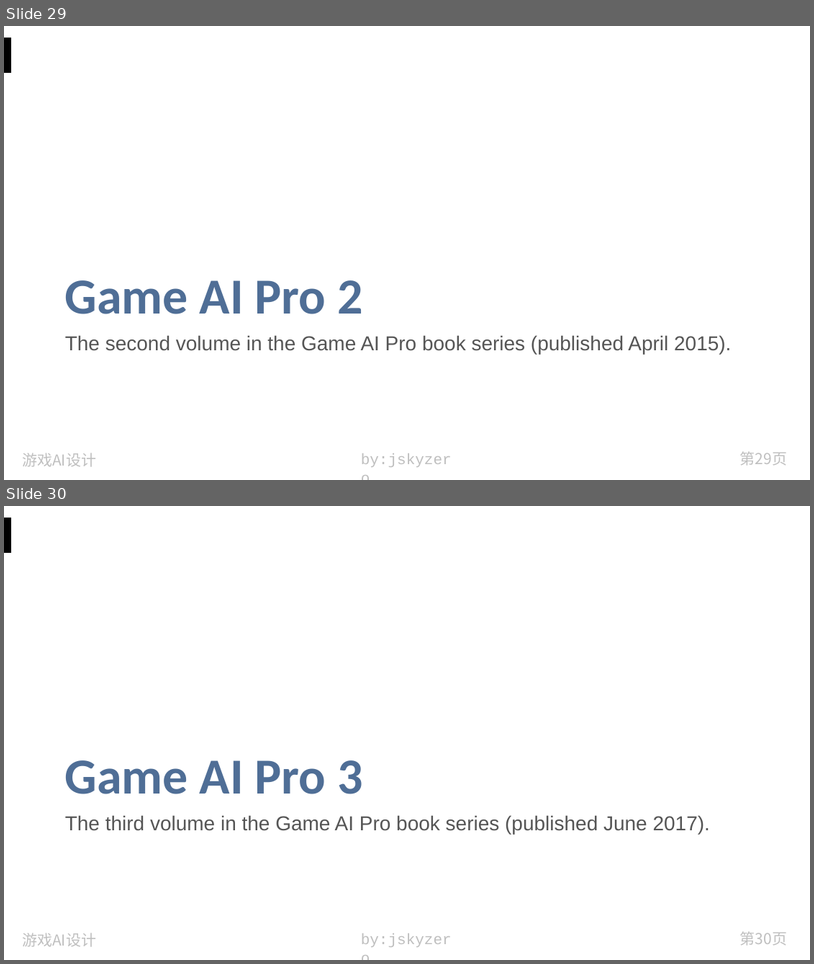
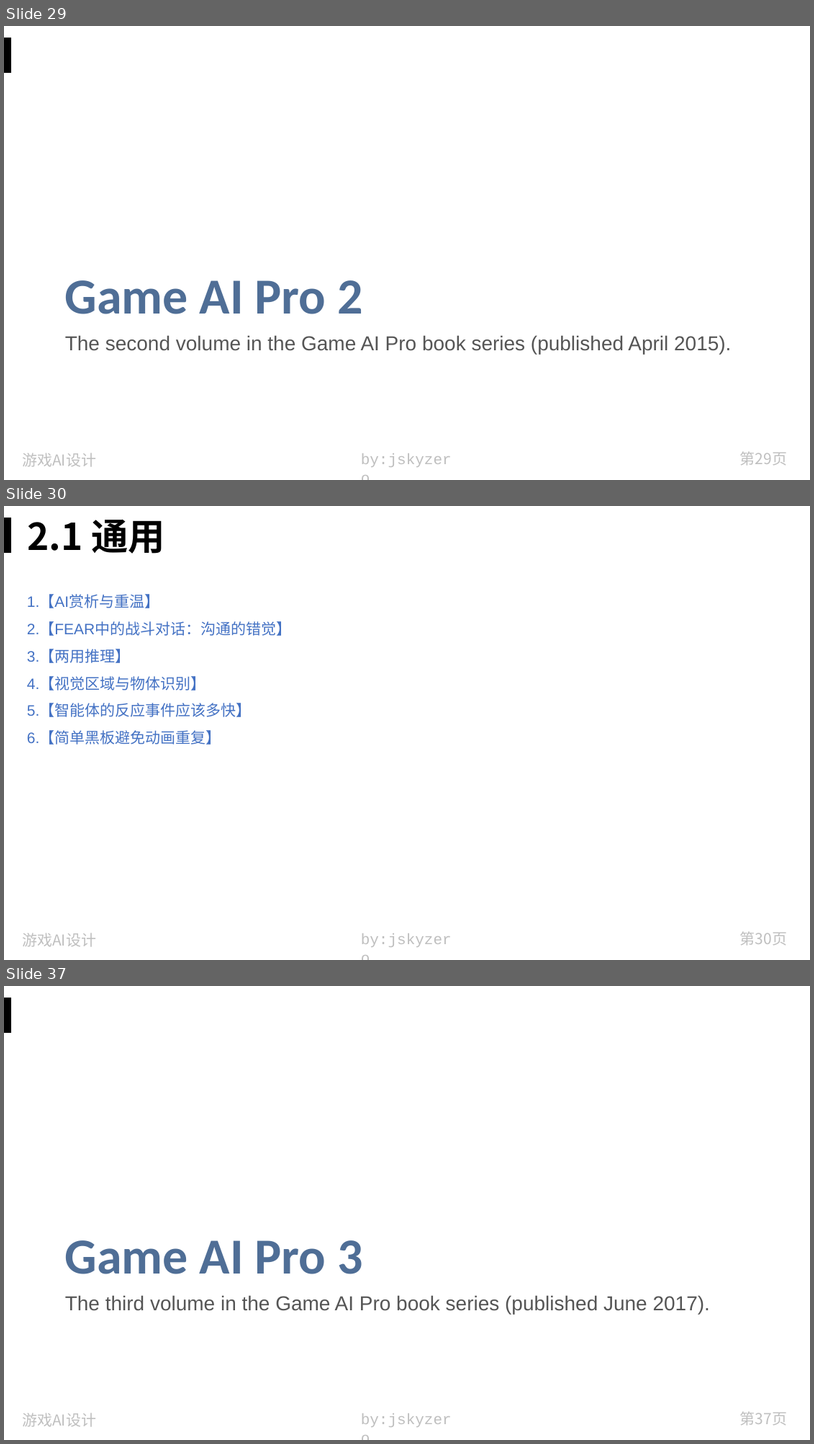
Before and after one commit to jskyzero/design.jskyzero.com, a slide deck: assets/img/skill/GameAIPro/Game AI Pro.pptx. Shown one above the other, each under a label of ours: slides 29 and 30 before the commit, slides 29, 30 and 37 after it; the slides between them are not shown. The pictures are 814x964 and 814x1444 pixels, drawn with LibreOffice and Linux fonts; fonts in the diff are those of the drawing. Boxes give left, top, right and bottom in pixels: in the first picture for what was removed or moved away, otherwise in the second. Text is boxed around its words. In the diff, an @@ line names an element or a change of style, - is before the commit and + after.

```diff
--- a/assets/img/skill/GameAIPro/Game AI Pro.pptx
+++ b/assets/img/skill/GameAIPro/Game AI Pro.pptx
@@ slide 30 added at <box>4,506,810,960</box>, background #FFFFFF; not listed: 4 template elements that a slide beside it also shows @@
@@ title added at <box>27,519,165,554</box>, 44 pt, text #000000, bold @@
+2.1 通用
@@ text added at <box>27,595,292,744</box>, 18 pt, text #4472C4 @@
+1.【AI赏析与重温】
+2.【FEAR中的战斗对话：沟通的错觉】
+3.【两用推理】
+4.【视觉区域与物体识别】
+5.【智能体的反应事件应该多快】
+6.【简单黑板避免动画重复】
@@ what was slide 30 is now slide 37 @@
@@ page number at <box>741,1412,787,1425</box>: text changed @@
-第30页
+第37页
```
Also in this commit, not shown: 7 slides changed, 13 other slides added, 1 slide removed, 32 other files.
